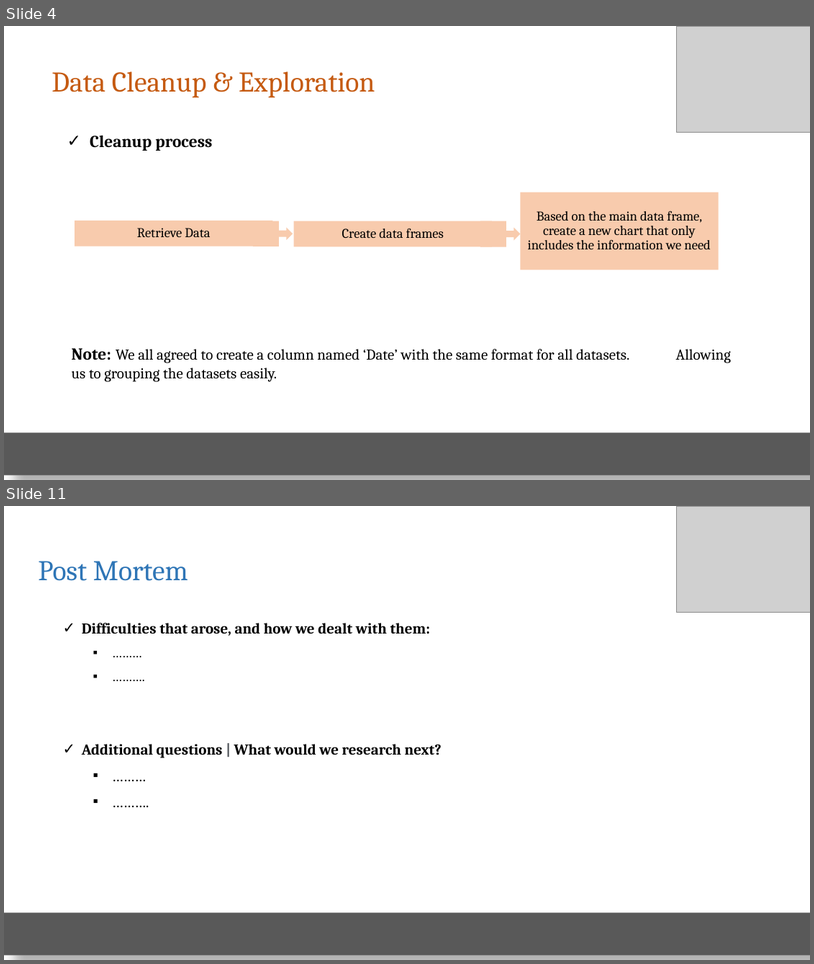
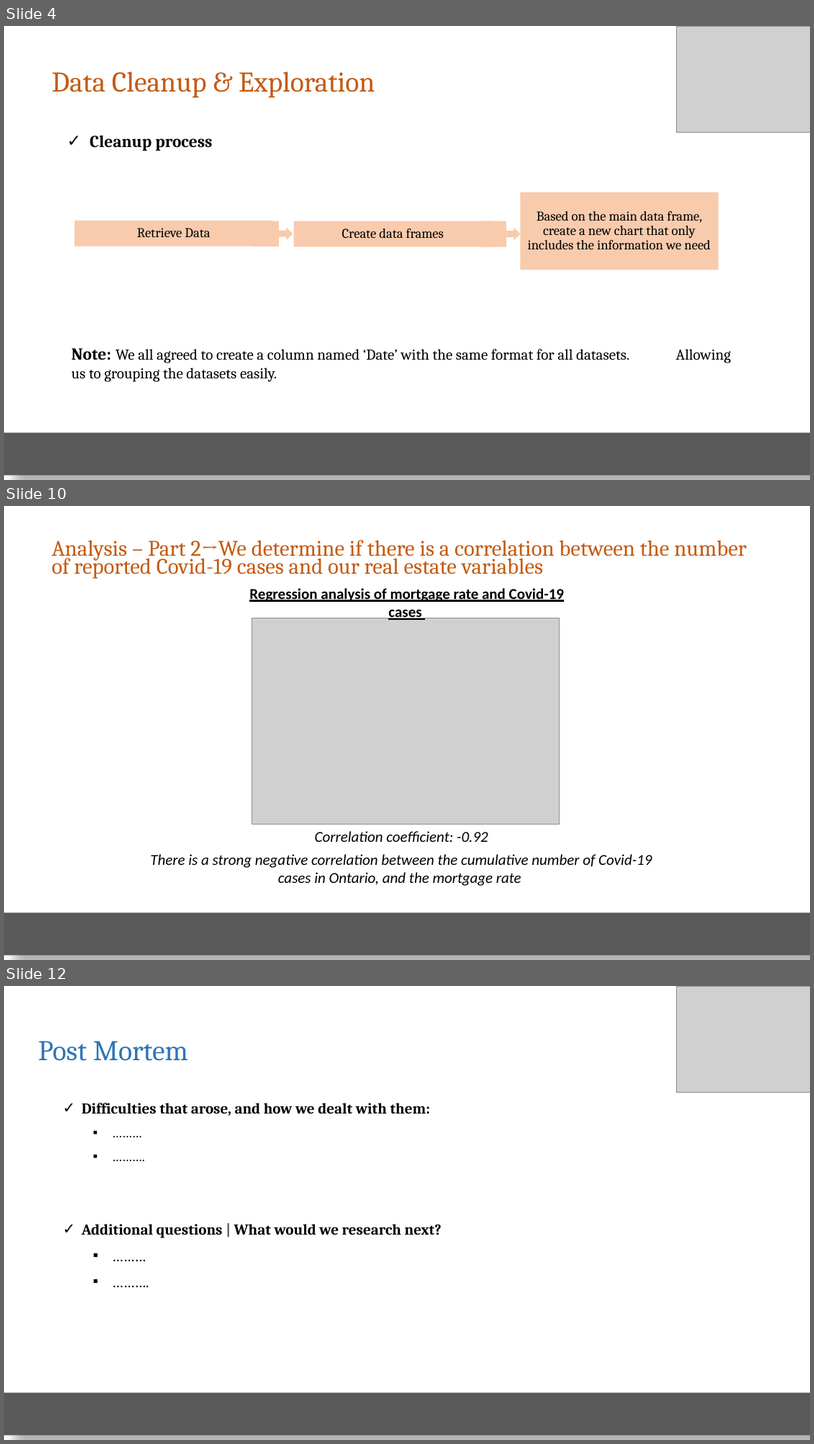
Before and after one commit to elubanska/GTA_real_estate_market, a slide deck: Presentation_proj_1/Real Estate Mkt.pptx. Shown one above the other, each under a label of ours: slides 4 and 11 before the commit, slides 4, 10 and 12 after it; the slides between them are not shown. The pictures are 814x964 and 814x1444 pixels, drawn with LibreOffice and Linux fonts; fonts in the diff are those of the drawing; grey boxes stand for pictures. Boxes give left, top, right and bottom in pixels: in the first picture for what was removed or moved away, otherwise in the second. Text is boxed around its words. In the diff, an @@ line names an element or a change of style, - is before the commit and + after.

```diff
--- a/Presentation_proj_1/Real Estate Mkt.pptx
+++ b/Presentation_proj_1/Real Estate Mkt.pptx
@@ slide 10 added at bbox=[4, 506, 810, 960], background #FFFFFF @@
@@ text added at bbox=[52, 540, 747, 579], 26.4 pt, text #C55A11 @@
+Analysis – Part 2→We determine if there is a correlation between the number of reported Covid-19 cases and our real estate variables
@@ text added at bbox=[250, 588, 564, 620], 18 pt, text #000000, bold, underline @@
+Regression analysis of mortgage rate and Covid-19 cases
@@ picture added at bbox=[252, 618, 559, 824] @@
@@ text added at bbox=[150, 831, 652, 885], 18 pt, text #000000, italic @@
+Correlation coefficient: -0.92
+There is a strong negative correlation between the cumulative number of Covid-19 cases in Ontario, and the mortgage rate
@@ rectangle added at bbox=[4, 913, 810, 955], fill #595959 @@
@@ what was slide 11 is now slide 12 @@
```
Also in this commit, not shown: 2 slides changed, 5 other slides added, 6 slides removed, 2 other files.
